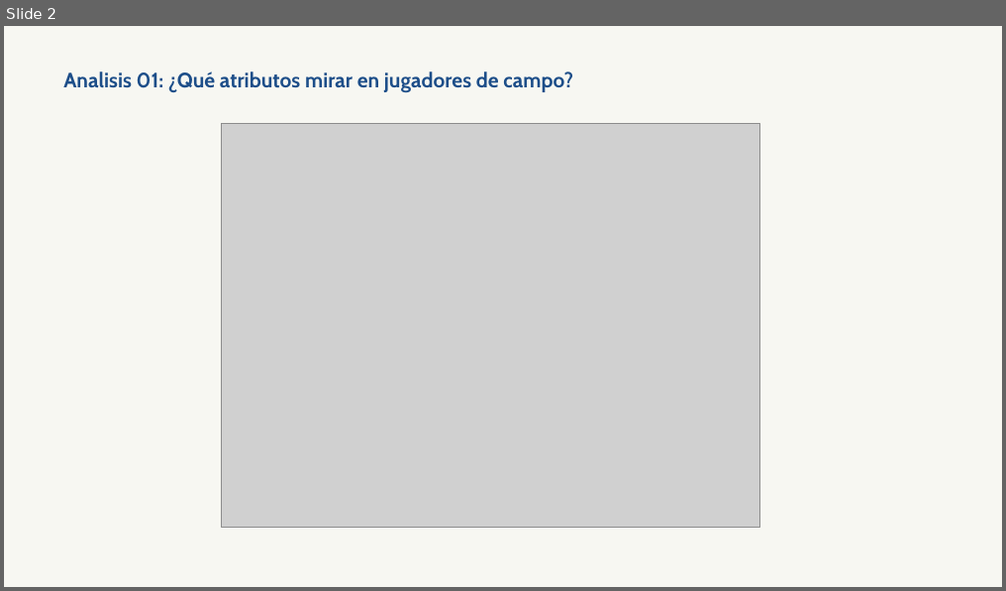
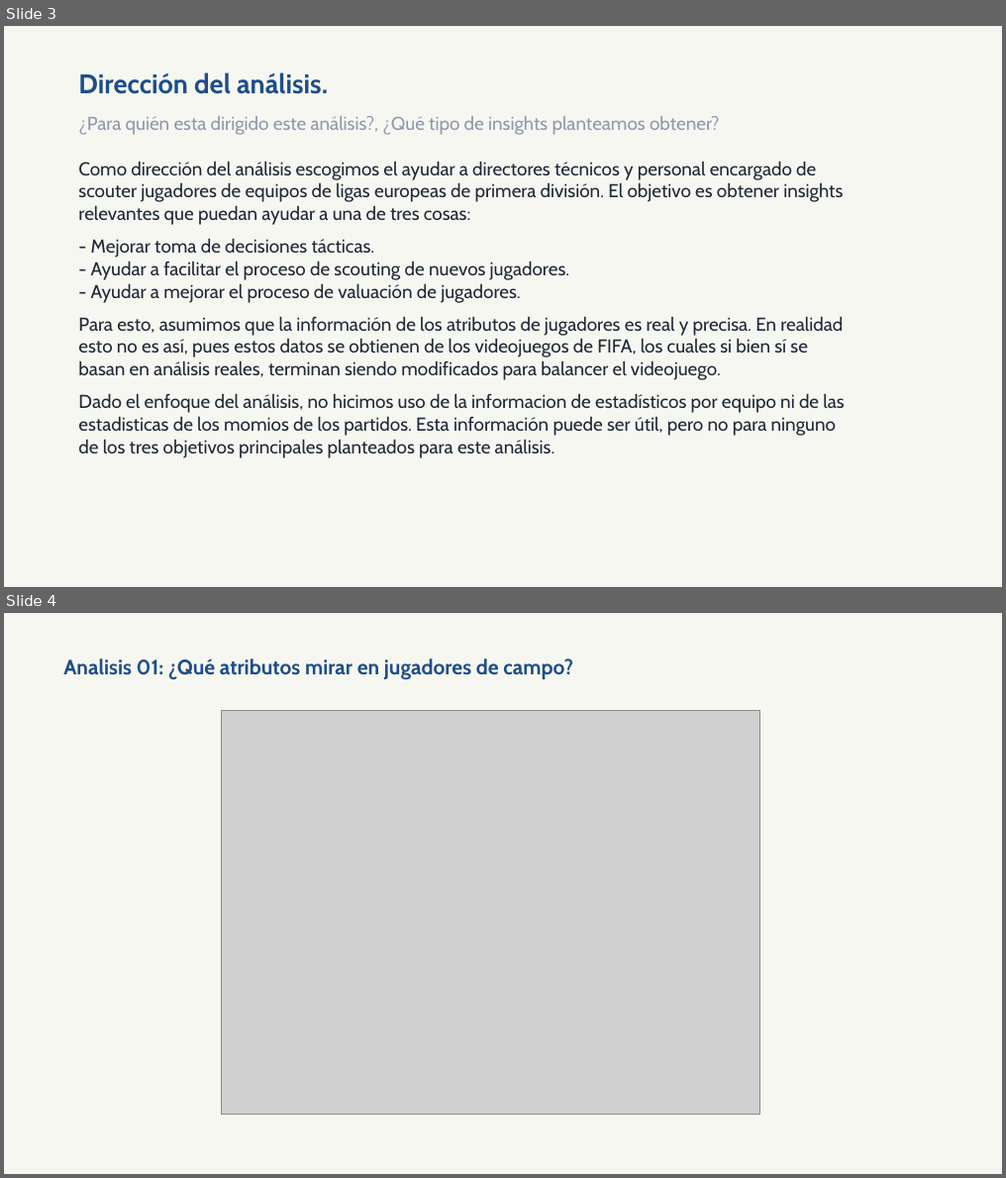
Before and after one commit to OssianV/Proyecto_analisis_soccer_europeo, a slide deck: OUTPUTS/presentacion_final.pptx. Shown one above the other, each under a label of ours: slide 2 before the commit, slides 3 and 4 after it. The pictures are 1006x591 and 1006x1178 pixels, drawn with LibreOffice and Linux fonts; fonts in the diff are those of the drawing; grey boxes stand for pictures. Boxes give left, top, right and bottom in pixels: in the first picture for what was removed or moved away, otherwise in the second. Text is boxed around its words. In the diff, an @@ line names an element or a change of style, - is before the commit and + after.

```diff
--- a/OUTPUTS/presentacion_final.pptx
+++ b/OUTPUTS/presentacion_final.pptx
@@ slide 3 added at box(4, 26, 1002, 587), background #F7F7F2 @@
@@ text added at box(78, 73, 328, 94), 26 pt, text #1D4E89, bold @@
+Dirección del análisis.
@@ text added at box(78, 116, 719, 135), 18 pt, text #8D99AE @@
+¿Para quién esta dirigido este análisis?, ¿Qué tipo de insights planteamos obtener?
@@ text added at box(78, 162, 844, 459), 18 pt, text #1F2937 @@
+Como dirección del análisis escogimos el ayudar a directores técnicos y personal encargado de scouter jugadores de equipos de ligas europeas de primera división. El objetivo es obtener insights relevantes que puedan ayudar a una de tres cosas:
+- Mejorar toma de decisiones tácticas.
+- Ayudar a facilitar el proceso de scouting de nuevos jugadores.
+- Ayudar a mejorar el proceso de valuación de jugadores.
+Para esto, asumimos que la información de los atributos de jugadores es real y precisa. En realidad esto no es así, pues estos datos se obtienen de los videojuegos de FIFA, los cuales si bien sí se basan en análisis reales, terminan siendo modificados para balancer el videojuego.
+Dado el enfoque del análisis, no hicimos uso de la informacion de estadísticos por equipo ni de las estadisticas de los momios de los partidos. Esta información puede ser útil, pero no para ninguno de los tres objetivos principales planteados para este análisis.
@@ what was slide 2 is now slide 4 @@
```
Also in this commit, not shown: 3 slides changed, 1 other slide added, 3 other files.
